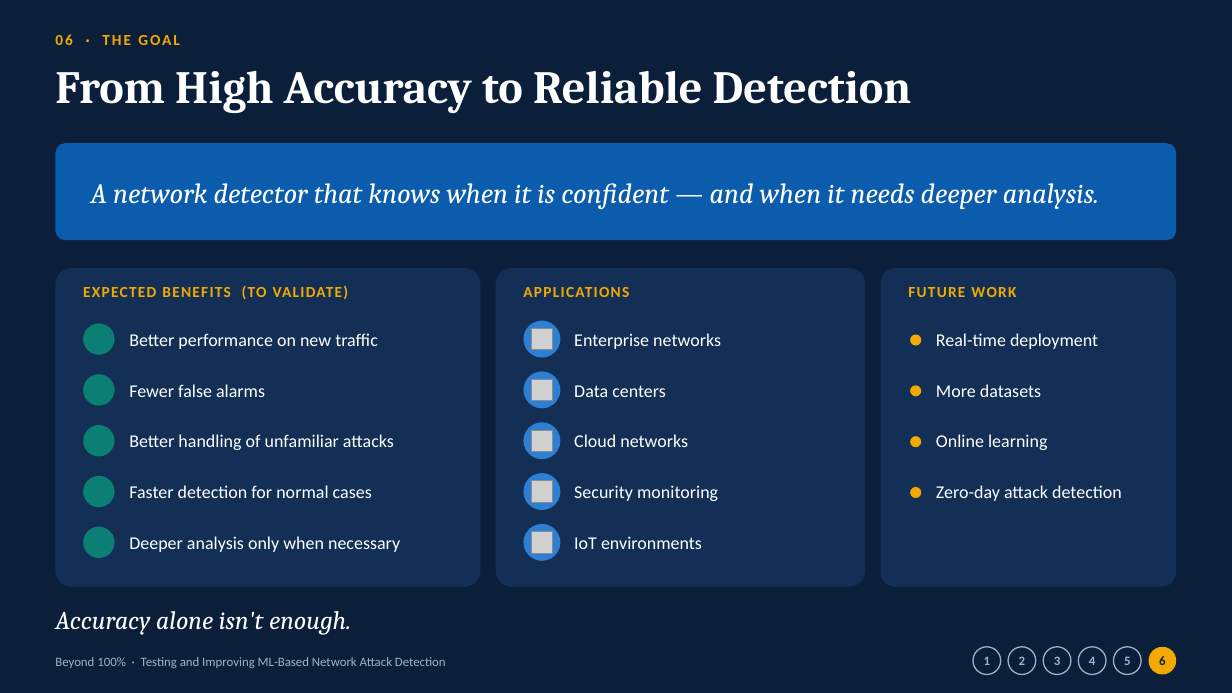
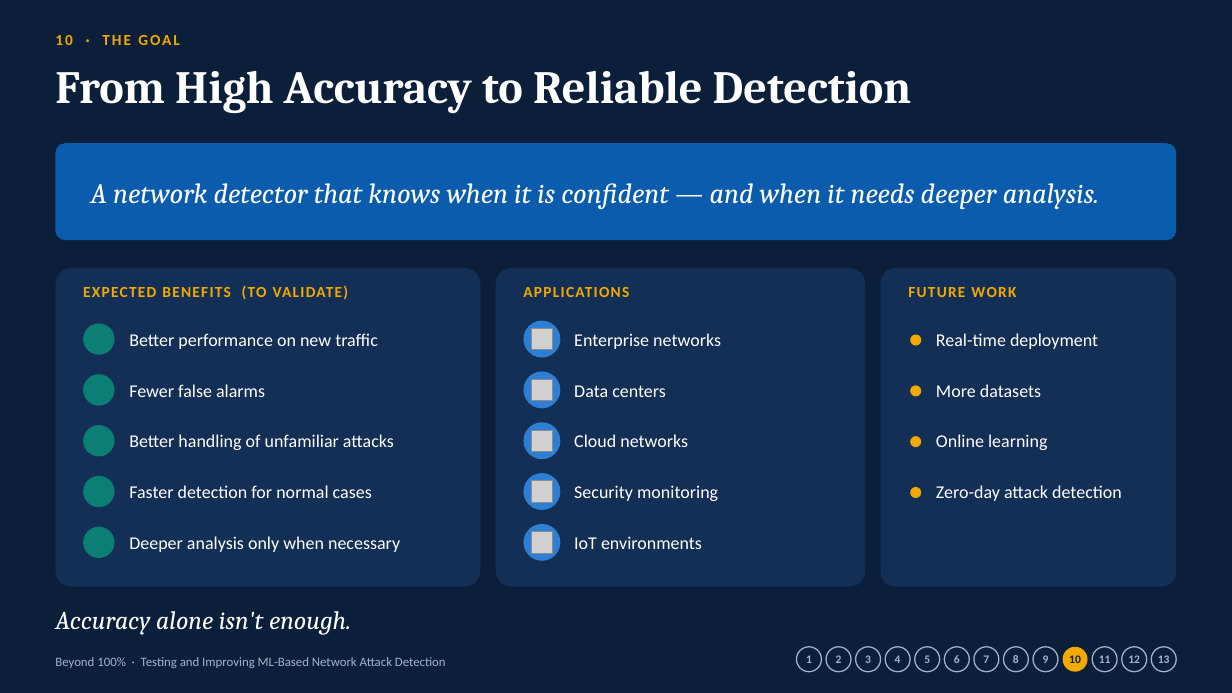
Before and after one commit to hotaro6754/hotaro6754, a slide deck: slide 10 of beyond-100/Beyond_100.pptx (slide 6 before the commit). Drawn at 1232x693 pixels with LibreOffice and Linux fonts; fonts in the diff are those of the drawing; grey boxes stand for pictures; background and template pictures are left out. Boxes give left, top, right and bottom in pixels: in the first picture for what was removed or moved away, otherwise in the second. Text is boxed around its words. In the diff, an @@ line names an element or a change of style, - is before the commit and + after.

```diff
--- a/beyond-100/Beyond_100.pptx
+++ b/beyond-100/Beyond_100.pptx
@@ text at (55, 35, 180, 45): text changed @@
-06 · THE GOAL
+10 · THE GOAL
@@ ellipse "1": place and size @@
-ellipse "1" at (973, 647, 1001, 675)
+ellipse "1" at (797, 647, 822, 672)
@@ ellipse "2": place and size @@
-ellipse "2" at (1008, 647, 1036, 675)
+ellipse "2" at (826, 647, 851, 672)
@@ ellipse "3": place and size @@
-ellipse "3" at (1043, 647, 1071, 675)
+ellipse "3" at (856, 647, 881, 672)
@@ ellipse "4": place and size @@
-ellipse "4" at (1079, 647, 1106, 675)
+ellipse "4" at (885, 647, 910, 672)
@@ size 10 to 9 pt in 5 elements at (797, 647, 822, 672), (826, 647, 851, 672), (856, 647, 881, 672), (885, 647, 910, 672), (915, 647, 940, 672) @@
@@ ellipse "5": place and size @@
-ellipse "5" at (1114, 647, 1141, 675)
+ellipse "5" at (915, 647, 940, 672)
@@ ellipse "6": place and size @@
-ellipse "6" at (1149, 647, 1177, 675)
+ellipse "6" at (945, 647, 970, 672)
@@ ellipse "6" at (945, 647, 970, 672): size 10 to 9 pt, text colour #0B1F3A to #9FB3CC; fill #F2A900 to none; outline none to #9FB3CC 1 pt @@
@@ ellipse added at (974, 647, 999, 672), outline #9FB3CC 1 pt, 9 pt, text #9FB3CC, bold @@
+7
@@ ellipse added at (1004, 647, 1029, 672), outline #9FB3CC 1 pt, 9 pt, text #9FB3CC, bold @@
+8
@@ ellipse added at (1033, 647, 1058, 672), outline #9FB3CC 1 pt, 9 pt, text #9FB3CC, bold @@
+9
@@ ellipse added at (1063, 647, 1088, 672), fill #F2A900, 9 pt, text #0B1F3A, bold @@
+10
@@ ellipse added at (1092, 647, 1117, 672), outline #9FB3CC 1 pt, 9 pt, text #9FB3CC, bold @@
+11
@@ ellipse added at (1122, 647, 1147, 672), outline #9FB3CC 1 pt, 9 pt, text #9FB3CC, bold @@
+12
@@ ellipse added at (1152, 647, 1177, 672), outline #9FB3CC 1 pt, 9 pt, text #9FB3CC, bold @@
+13
```
Also in this commit, not shown: 3 other slides changed, 9 slides added, 2 slides removed, 1 other file.
